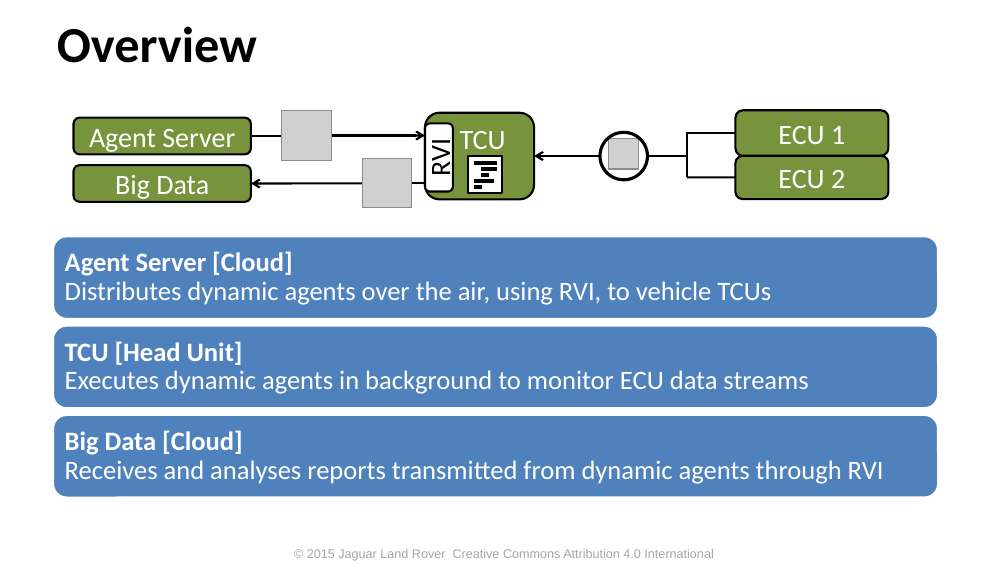
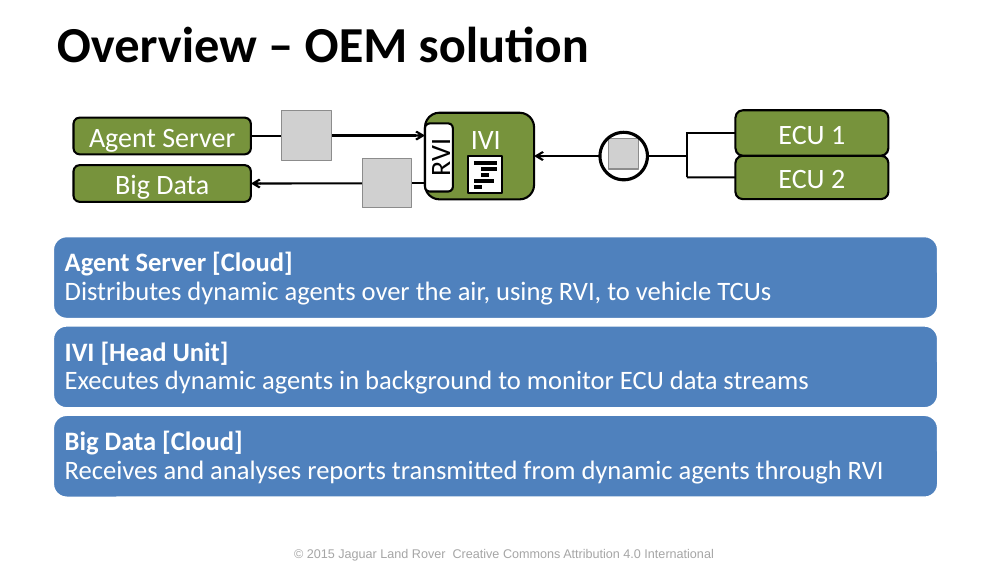
Before and after one commit to PDXostc/rvi_dynamic_agents, a slide deck: slide 4 of DOCS/Dynamic Agents.pptx (slide 3 before the commit). Drawn at 1008x567 pixels with LibreOffice and Linux fonts; fonts in the diff are those of the drawing; grey boxes stand for pictures; background and template pictures are left out. Boxes give left, top, right and bottom in pixels: in the first picture for what was removed or moved away, otherwise in the second. Text is boxed around its words. In the diff, an @@ line names an element or a change of style, - is before the commit and + after.

```diff
--- a/DOCS/Dynamic Agents.pptx
+++ b/DOCS/Dynamic Agents.pptx
@@ text at (x1=57, y1=26, x2=589, y2=63): text changed @@
-Overview
+Overview – OEM solution
@@ text in rounded rectangle at (x1=471, y1=131, x2=501, y2=156): text changed @@
-TCU
+IVI
@@ text at (x1=65, y1=341, x2=808, y2=394): text changed @@
-TCU [Head Unit]
-Executes dynamic agents in background to monitor ECU data streams
+IVI [Head Unit]
+Executes dynamic agents in background to monitor ECU data streams
```
Also in this commit, not shown: 2 other slides changed, 2 slides added, 1 other file.
